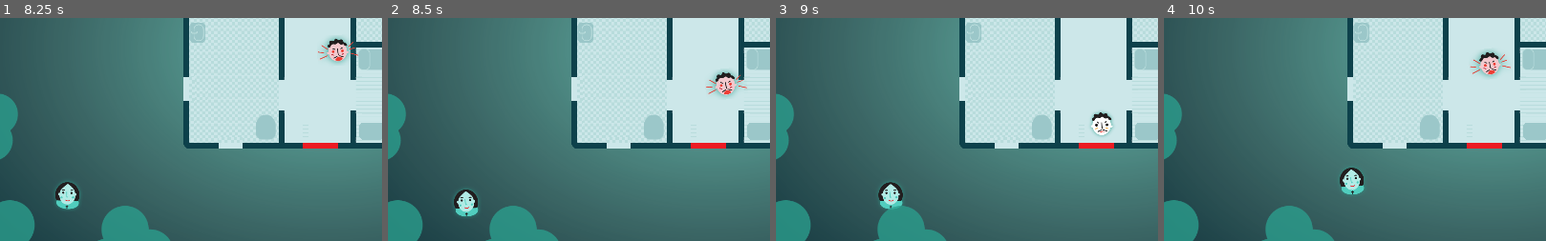
Above: before the commit, frames 1-4 (left to right).
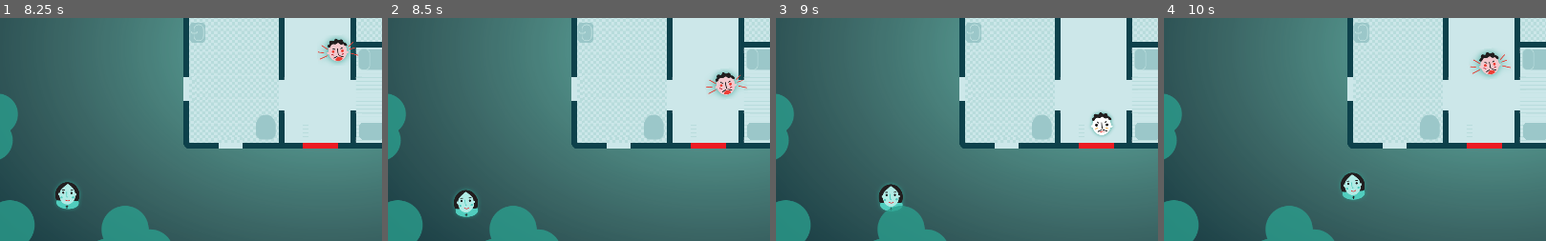
Above: after the commit, the same moments.

Repository: movchan74/PeaceAndPrivacy
Game: Godot game, scene res://levels/Main.tscn
Same seed, same stepped clock (60 frames per second), same inputs: the game is played once before the commit and once after it. The engine's default icon, where the game draws it, is replaced by a stand-in: a white triangle on a blue panel in a dark square.
Inputs:
- Up to frame 1 (8.25 s): tap Enter at 0.5 s; hold Right (ui_right) 0.53-1.28 s; tap Z (shout) at 0.6, 1.35, 2.3, 2.85, 3.6, 4.55, 5.1, 5.85, 6.8, 7.35, 8.1 s; hold Down (ui_down) 1.28-2.03 s; hold Right (ui_right) 2.03-2.78 s; tap X (throw) at 2.1, 4.35, 6.6 s; hold Up (ui_up) 2.78-3.53 s; hold Left (ui_left) 3.53-5.03 s; hold Down (ui_down) 5.03-5.78 s; hold Right (ui_right) 5.78-6.53 s; hold Up (ui_up) 6.53-7.28 s; hold Right (ui_right) 7.28-8.03 s; hold Down (ui_down) from 8.03 s (still down)
- Up to frame 2 (8.5 s): keep holding Down (ui_down)
- Up to frame 3 (9 s): release Down (ui_down) at 8.78 s; hold Left (ui_left) from 8.78 s (still down); tap X (throw) at 8.85 s
- Up to frame 4 (10 s): tap Z (shout) at 9.05, 9.6 s; release Left (ui_left) at 9.53 s; hold Up (ui_up) from 9.53 s (still down)
The pictures show only the part of the screen within x 4-54%, y 50-100%; the shares and areas given below are measured in that part.

Frame 1 is identical in both runs. In frame 2, 0.2% of the frame differs, in the area x 17-24%, y 76-90%; in frame 3, 0.3%; in frame 4, 0.6%, in the area x 46-53%, y 67-82%.

Commit message:
Added shout sound and fix door bell sound

Diff:
--- a/levels/Main.tscn
+++ b/levels/Main.tscn
@@ -17,7 +17,7 @@
 [ext_resource path="res://scenes/Player.tscn" type="PackedScene" id=15]
 [ext_resource path="res://scenes/HUD.tscn" type="PackedScene" id=16]
 [ext_resource path="res://audio/Sci_Fi_Swamp_Chase.wav" type="AudioStream" id=17]
-[ext_resource path="res://audio/old-fashioned-door-bell-daniel_simon.wav" type="AudioStream" id=18]
+[ext_resource path="res://audio/door_bell.wav" type="AudioStream" id=18]
 
 [sub_resource type="CanvasItemMaterial" id=4]
 
@@ -205,7 +205,7 @@
 
 [node name="Door" type="Area2D" parent="." index="6"]
 
-position = Vector2( 393.061, 484.037 )
+position = Vector2( 473.861, 479.152 )
 input_pickable = true
 gravity_vec = Vector2( 0, 1 )
 gravity = 98.0
@@ -214,10 +214,12 @@
 audio_bus_override = false
 audio_bus_name = "Master"
 _sections_unfolded = [ "Transform" ]
+__meta__ = {
+"_edit_group_": true
+}
 
 [node name="CollisionShape2D" type="CollisionShape2D" parent="Door" index="0"]
 
-position = Vector2( 76.9793, 3.05176e-05 )
 scale = Vector2( 2.30447, 0.682807 )
 shape = SubResource( 1 )
 _sections_unfolded = [ "Transform" ]
--- a/scenes/Cup.tscn
+++ b/scenes/Cup.tscn
@@ -6,6 +6,7 @@
 
 [node name="Cup" type="Area2D"]
 
+z_index = 10
 input_pickable = true
 gravity_vec = Vector2( 0, 1 )
 gravity = 98.0
@@ -14,7 +15,7 @@
 audio_bus_override = false
 audio_bus_name = "Master"
 script = ExtResource( 1 )
-_sections_unfolded = [ "Transform" ]
+_sections_unfolded = [ "Transform", "Z Index" ]
 speed = 400
 
 [node name="Sprite" type="Sprite" parent="." index="0"]
--- a/scenes/Player.tscn
+++ b/scenes/Player.tscn
@@ -1,9 +1,10 @@
-[gd_scene load_steps=9 format=2]
+[gd_scene load_steps=10 format=2]
 
 [ext_resource path="res://scripts/Player.gd" type="Script" id=1]
 [ext_resource path="res://images/character01-05.png" type="Texture" id=2]
 [ext_resource path="res://images/character01-01.png" type="Texture" id=3]
 [ext_resource path="res://scenes/PlayerAnim.tres" type="Animation" id=4]
+[ext_resource path="res://audio/go_away.wav" type="AudioStream" id=5]
 
 [sub_resource type="SpriteFrames" id=1]
 
@@ -120,4 +121,13 @@
 one_shot = false
 autostart = false
 
+[node name="GoAway" type="AudioStreamPlayer" parent="." index="4"]
+
+stream = ExtResource( 5 )
+volume_db = 0.0
+pitch_scale = 1.0
+autoplay = false
+mix_target = 0
+bus = "Master"
+
 [connection signal="timeout" from="ShoutTimer" to="." method="_on_ShoutTimer_timeout"]
--- a/scripts/Player.gd
+++ b/scripts/Player.gd
@@ -33,6 +33,7 @@
 	if Input.is_action_just_pressed("shout"):
 		emit_signal("shout")
 		$Sprite.play("shout")
+		$GoAway.play()
 		$Sprite/AnimationPlayer.play("shout_wiggle")
 		$ShoutTimer.start()
 		is_shouting = true
Not shown, added: audio/door_bell.wav.import
Not shown, added: audio/go_away.wav.import
Not shown, added: audio/door_bell.wav
Not shown, added: audio/go_away.wav
